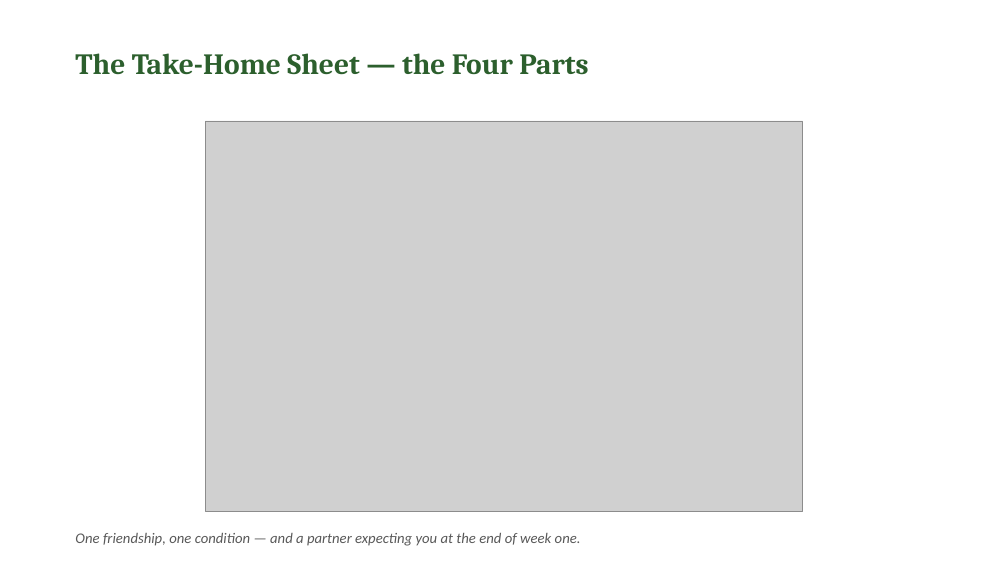
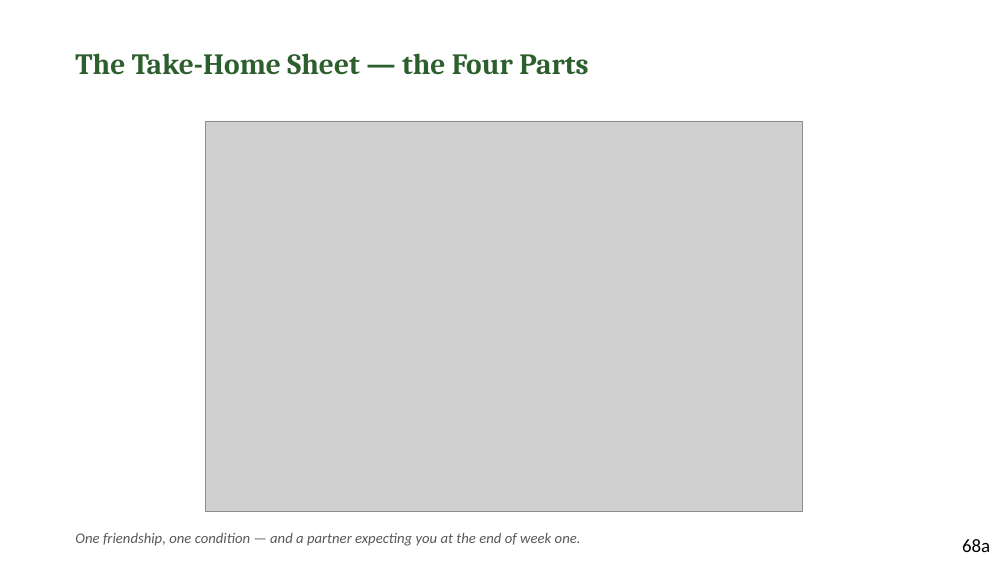
Before and after one commit to jgtittle-ministries/fellowship-of-the-heart-pilot-at-cca-dev, a slide deck: slide 14 of _implementation-notes/evening-series/FotH Evening Session 5 Slides DRAFT v1.pptx. Drawn at 1008x567 pixels with LibreOffice and Linux fonts; fonts in the diff are those of the drawing; grey boxes stand for pictures. Boxes give left, top, right and bottom in pixels: in the first picture for what was removed or moved away, otherwise in the second. Text is boxed around its words. In the diff, an @@ line names an element or a change of style, - is before the commit and + after.

```diff
--- a/_implementation-notes/evening-series/FotH Evening Session 5 Slides DRAFT v1.pptx
+++ b/_implementation-notes/evening-series/FotH Evening Session 5 Slides DRAFT v1.pptx
@@ text added at [962, 539, 990, 552], 18 pt, text #000000 @@
+68a
```
Also in this commit, not shown: 5 other slides changed, 2 other files.
